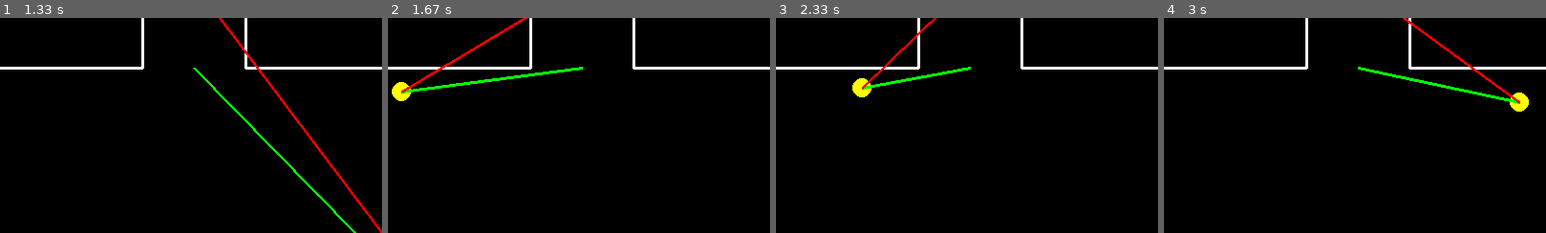
Above: before the commit, frames 1-4 (left to right).
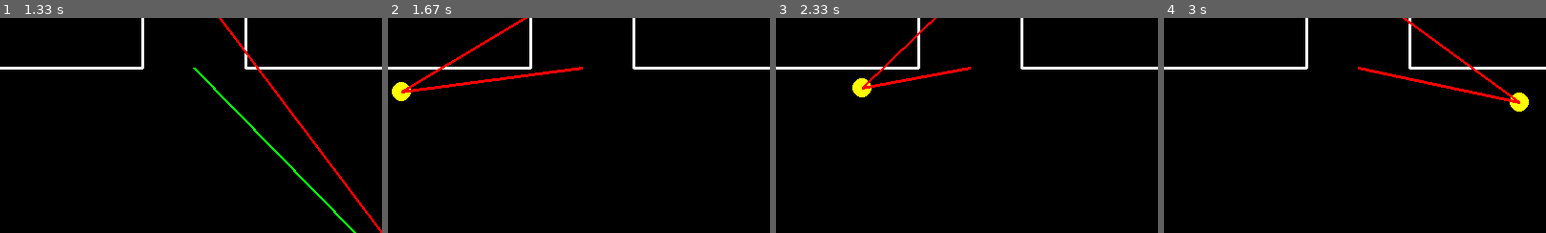
Above: after the commit, the same moments.

Repository: mattstewie068/Path-Spline-Generator
Game: pygame game, started from goal_angle_compensation_visualizer.py
Same seed, same stepped clock (60 frames per second), same inputs: the game is played once before the commit and once after it.
Inputs (mouse positions are % of the whole screen's width and height, from its top left):
- Up to frame 1 (1.33 s): click (50, 63) at 0.38 s; click (19, 39) at 0.72 s; click (87, 94) at 1.05 s
- Up to frame 2 (1.67 s): click (26, 33) at 1.38 s
- Up to frame 3 (2.33 s): click (50, 69) at 1.72 s; click (36, 33) at 2.05 s
- Up to frame 4 (3 s): click (85, 84) at 2.38 s; click (71, 36) at 2.72 s
The pictures show only the part of the screen within x 25-75%, y 16-66%; the shares and areas given below are measured in that part.

Frame 1 is identical in both runs. In frame 2, 0.6% of the frame differs, in the area x 3-51%, y 22-36%; in frame 3, 0.4%; in frame 4, 0.6%.

Commit message:
cleaned up redundant code

Diff:
--- a/goal_angle_compensation_visualizer.py
+++ b/goal_angle_compensation_visualizer.py
@@ -135,40 +135,31 @@
     # draw lines
     if beta >= 0 and beta <= 180:  # if cursor is below field wall draw stuff
         pygame.draw.circle(screen, CL.YELLOW, mousepos, int((BALL_SIZE) / 2))
-
-        if alpha > 0 and alpha <= 30:  # draw red no shot available lines
-            print("0-10 alpha")
+        # print(alpha)
+        # draw red no shot available lines
+        if alpha > 0 and alpha <= 90:  # draw red no shot line to inner goal
+            #print("0-30", alpha)
             pygame.draw.line(screen, CL.RED, mousepos, Point_B, 3)
+        if beta > 0 and beta <= 14:  # draw red no shot line to outer goal
             pygame.draw.line(screen, CL.RED, mousepos, OUTER_GOAL_CENTER, 3)
 
         elif alpha > 30 and alpha < 90:  # draw shots for right side of screen
-            print("10-90 alpha")
-            if alpha > 30 and alpha <= 60:  # draw green outer goal line and red line for inner goal
+            # print(alpha)
+            if alpha > 30 and alpha <= 65:  # draw green outer goal line and red line for inner goal
                 pygame.draw.line(screen, CL.GREEN, mousepos, OUTER_GOAL_CENTER, 3)
                 pygame.draw.line(screen, CL.RED, mousepos, Point_B, 3)
-            elif alpha > 60 and alpha <= 90:  # draw blue inner goal line and green outer goal line
+            elif alpha > 65 and alpha <= 90:  # draw blue inner goal line and green outer goal line
                 pygame.draw.line(screen, CL.GREEN, mousepos, OUTER_GOAL_CENTER, 3)
                 pygame.draw.line(screen, CL.BLUE, mousepos, Point_B, 3)
+        if beta > 166 and beta <= 180:  # draw red no shot line to outer goal
+            pygame.draw.line(screen, CL.RED, mousepos, OUTER_GOAL_CENTER, 3)
 
         elif alpha == 0:  # draw blue inner goal line only
-            print("0 alpha")
+            #print("0 alpha")
             pygame.draw.line(screen, CL.BLUE, mousepos, Point_B, 3)
 
-        elif alpha > 90 and alpha < 170:  # draw shots for left side of screen
-            print("90-170")
-            if alpha > 90 and alpha <= 160:  # draw blue inner goal line and green outer goal line
-                pygame.draw.line(screen, CL.GREEN, mousepos, OUTER_GOAL_CENTER, 3)
-                pygame.draw.line(screen, CL.BLUE, mousepos, Point_B, 3)
-            elif alpha > 160 and alpha <= 170:  # draw green outer goal line and red line for inner goal
-                pygame.draw.line(screen, CL.GREEN, mousepos, OUTER_GOAL_CENTER, 3)
-                pygame.draw.line(screen, CL.RED, mousepos, Point_B, 3)
-
-        elif alpha >= 170 and alpha <= 180:  # draw red no shot available lines
-            print("170-180")
-            pygame.draw.line(screen, CL.RED, mousepos, INNER_GOAL_CENTER, 3)
-            pygame.draw.line(screen, CL.RED, mousepos, OUTER_GOAL_CENTER, 3)
     elif beta > 180 and beta < 360:
-        print("180-360 (Get Back on the Field!)")
+        print("Get Back on the Field!")
 
     pygame.display.flip()
 
